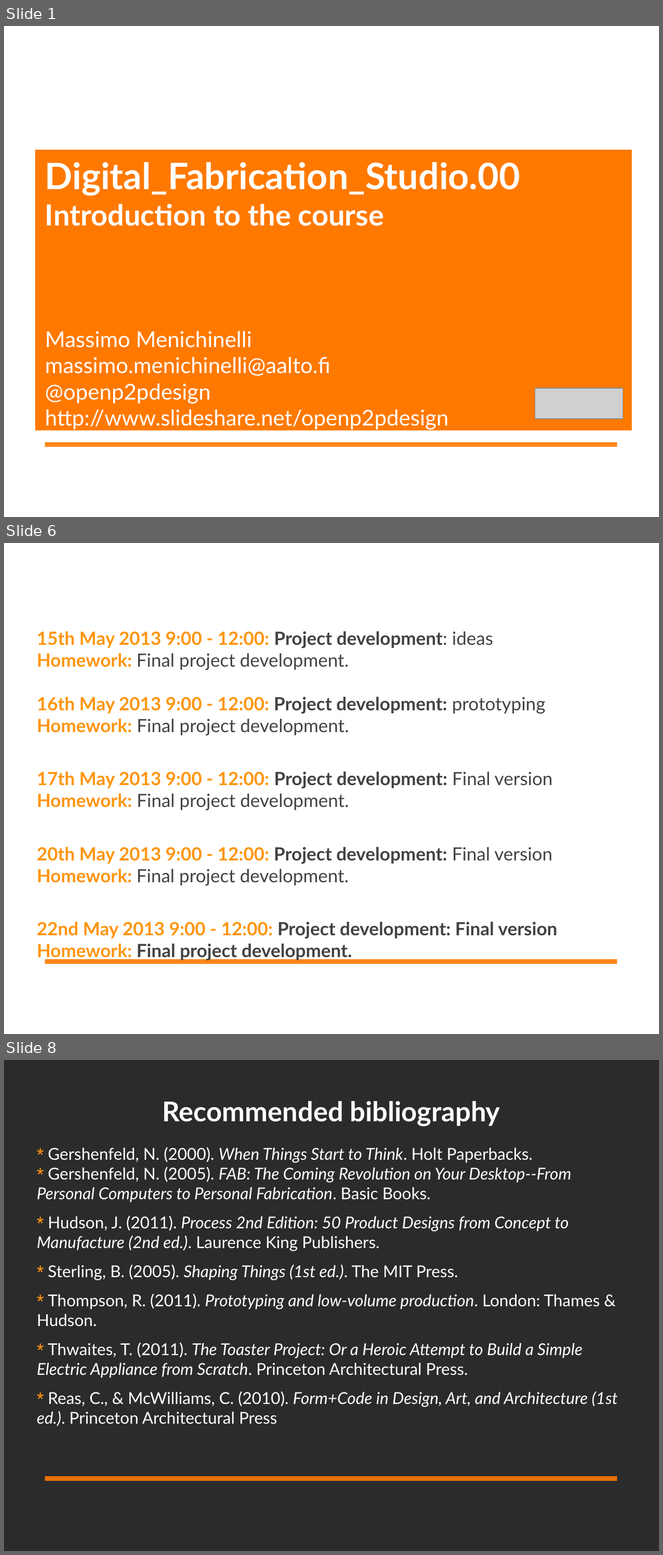
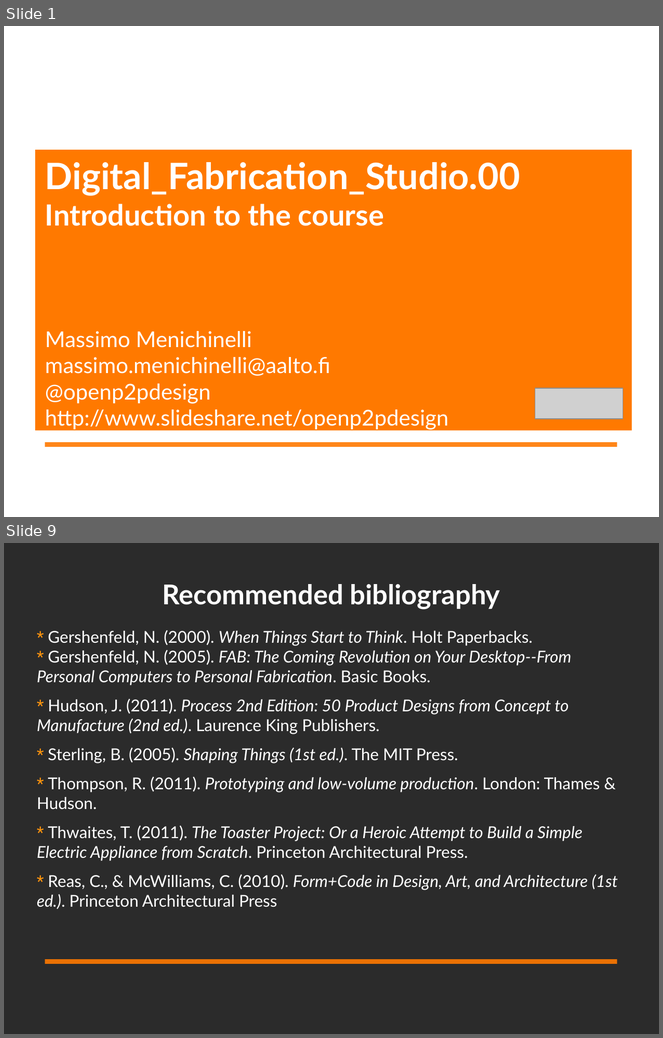
Before and after one commit to DigitalFabricationStudio/Slides, a slide deck: libreoffice/DigitalFabricationStudio.00__Introduction.odp. Shown one above the other, each under a label of ours: slides 1, 6 and 8 before the commit, slides 1 and 9 after it; the slides between them are not shown. The pictures are 663x1555 and 663x1038 pixels, drawn with LibreOffice and Linux fonts; fonts in the diff are those of the drawing; grey boxes stand for pictures; background and template pictures are left out; a plain dark background stands for a picture behind light text. Boxes give left, top, right and bottom in pixels: in the first picture for what was removed or moved away, otherwise in the second. Text is boxed around its words. In the diff, an @@ line names an element or a change of style, - is before the commit and + after.

```diff
--- a/libreoffice/DigitalFabricationStudio.00__Introduction.odp
+++ b/libreoffice/DigitalFabricationStudio.00__Introduction.odp
@@ slide 6 removed at (4,543,659,1034), background picture (left out); not listed: 1 template element that a slide beside it also shows @@
@@ title removed at (37,563,626,625) @@
-25438 Digital Fabrication Studio #04
@@ text removed at (37,631,558,961) @@
-15th May 2013 9:00 - 12:00: Project development: ideas
-Homework: Final project development.
-16th May 2013 9:00 - 12:00: Project development: prototyping
-Homework: Final project development.
-17th May 2013 9:00 - 12:00: Project development: Final version
-Homework: Final project development.
-20th May 2013 9:00 - 12:00: Project development: Final version
-Homework: Final project development.
-22nd May 2013 9:00 - 12:00: Project development: Final version Homework: Final project development.
@@ what was slide 8 is now slide 9 @@
```
Also in this commit, not shown: 11 slides changed, 2 slides added, 3 other files.
